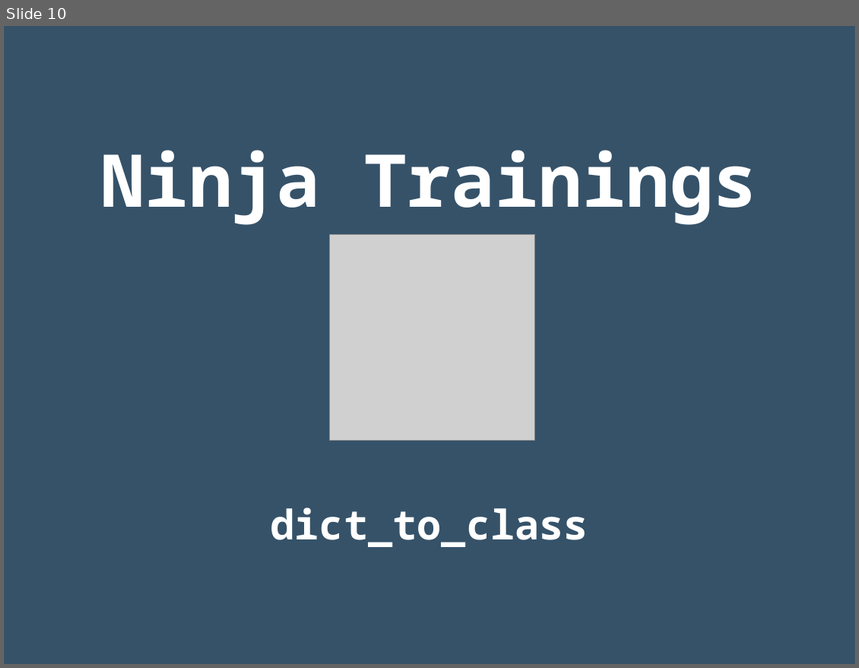
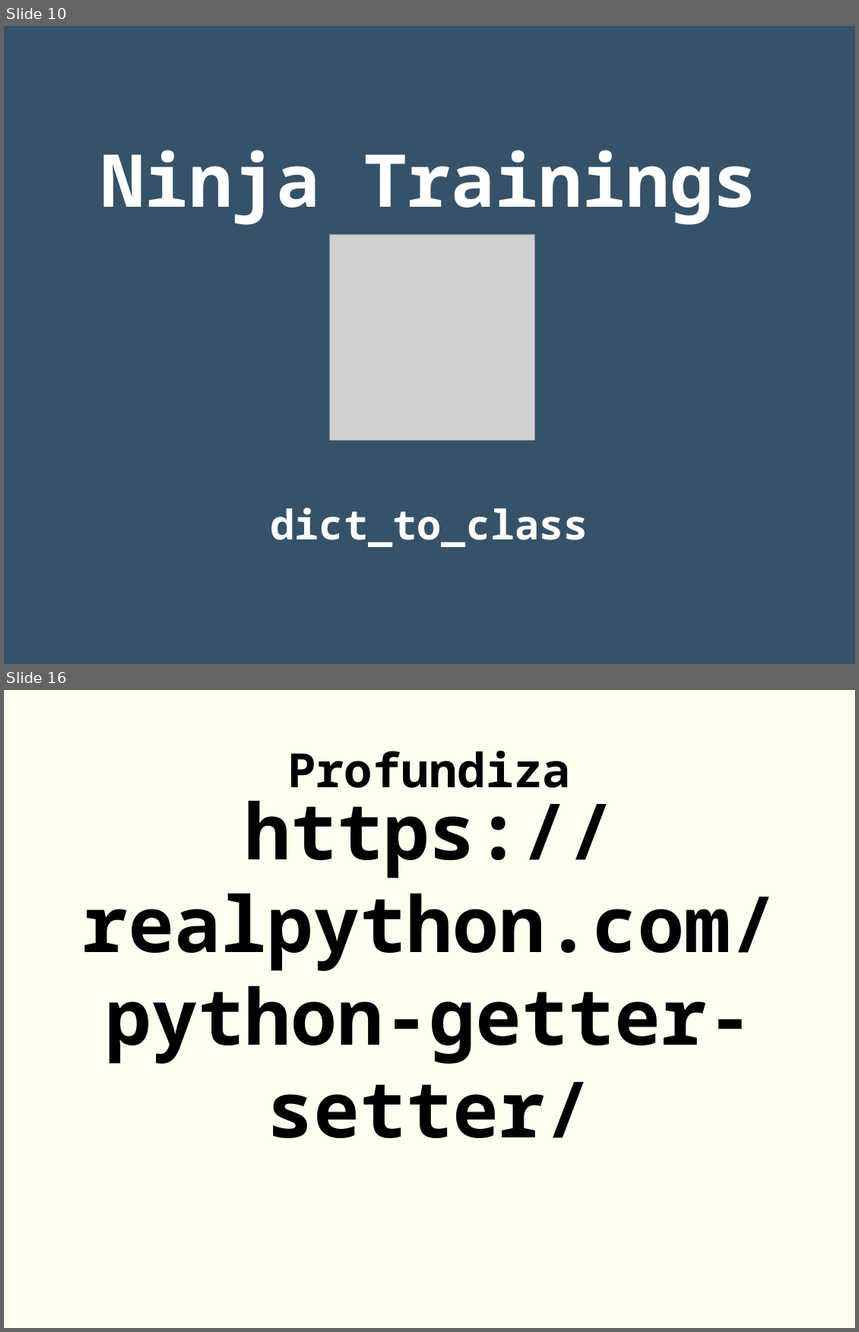
Before and after one commit to rgmf/dwes, a slide deck: unidades/05_poo_en_python/presentacion/01_poo.odp. Shown one above the other, each under a label of ours: slide 10 before the commit, slides 10 and 16 after it; the slides between them are not shown. The pictures are 859x668 and 859x1332 pixels, drawn with LibreOffice and Linux fonts; fonts in the diff are those of the drawing; grey boxes stand for pictures. Boxes give left, top, right and bottom in pixels: in the first picture for what was removed or moved away, otherwise in the second. Text is boxed around its words. In the diff, an @@ line names an element or a change of style, - is before the commit and + after.

Commit message:
Unit 5: getter and setter and ninja training added.

```diff
--- a/unidades/05_poo_en_python/presentacion/01_poo.odp
+++ b/unidades/05_poo_en_python/presentacion/01_poo.odp
@@ slide 16 added at [4,690,855,1328], background #FFFFF0 @@
@@ title added at [287,751,570,788], 44 pt, text #000000, bold @@
+Profundiza
@@ text added at [82,787,777,1138], 72 pt, text #000000, bold @@
+https://realpython.com/python-getter-setter/
```
Also in this commit, not shown: 1 slide changed, 5 other slides added, 2 other files.
